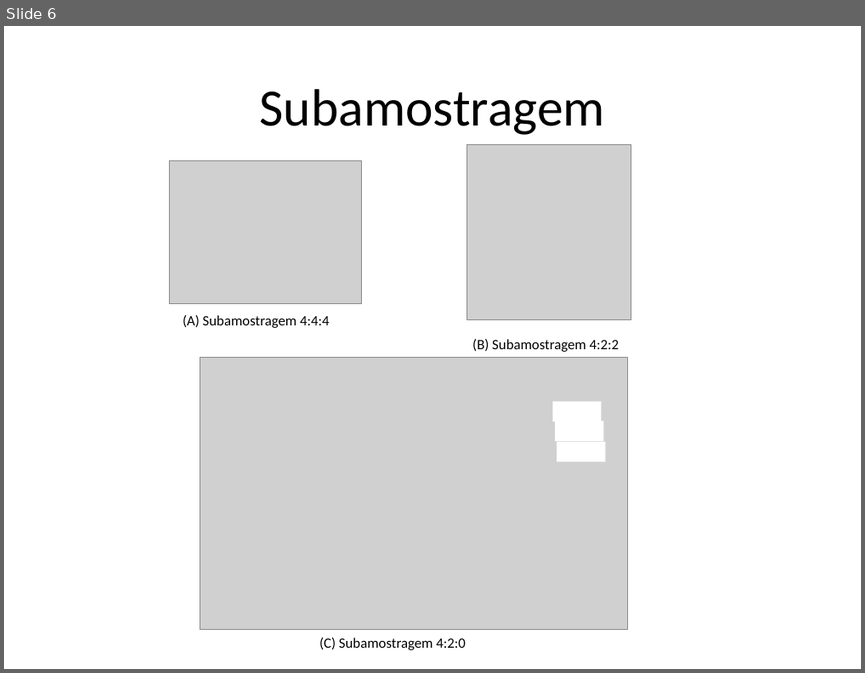
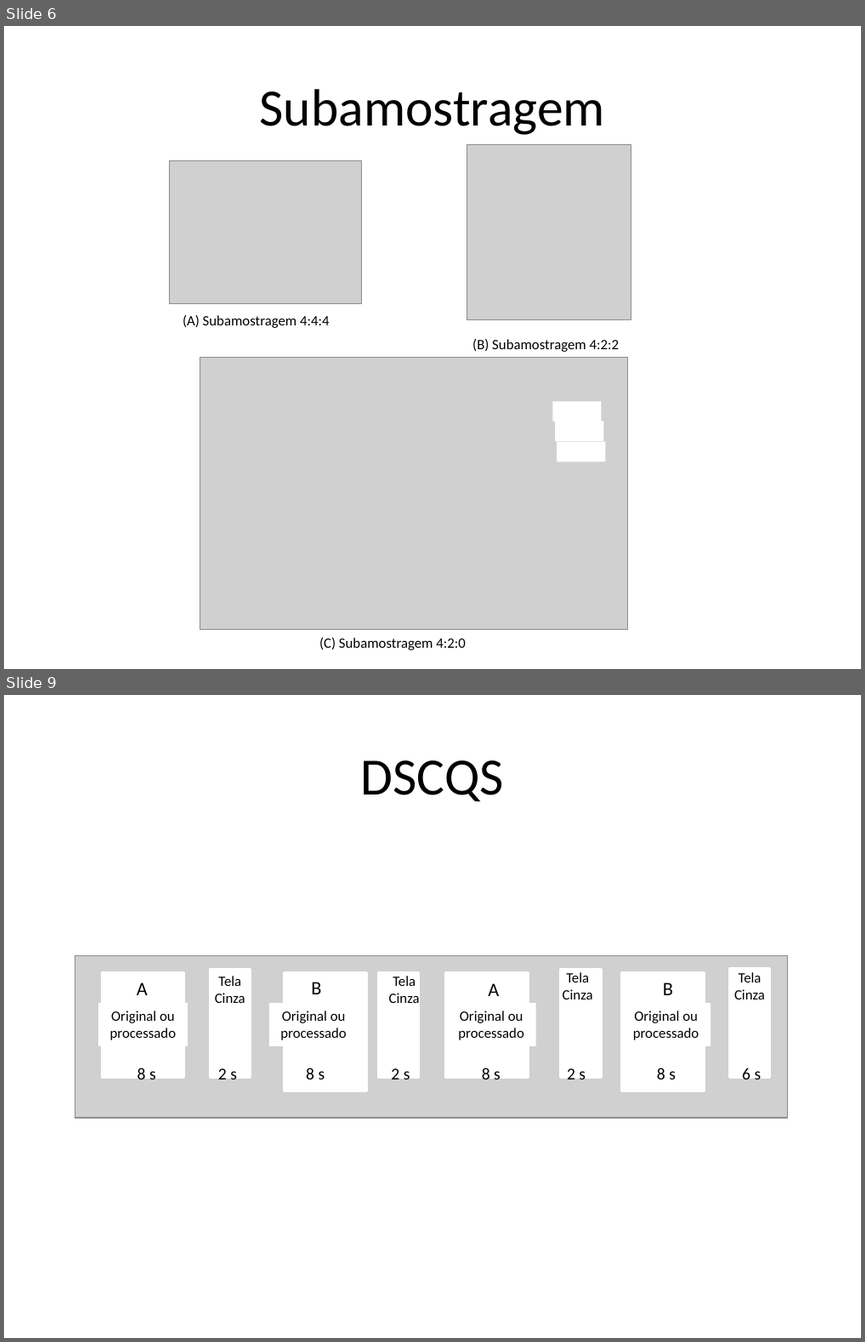
Before and after one commit to andrecurvello/tests-zingarelli, a slide deck: Imagens/imagens-quali.pptx. Shown one above the other, each under a label of ours: slide 6 before the commit, slides 6 and 9 after it; the slides between them are not shown. The pictures are 865x673 and 865x1342 pixels, drawn with LibreOffice and Linux fonts; fonts in the diff are those of the drawing; grey boxes stand for pictures. Boxes give left, top, right and bottom in pixels: in the first picture for what was removed or moved away, otherwise in the second. Text is boxed around its words. In the diff, an @@ line names an element or a change of style, - is before the commit and + after.

```diff
--- a/Imagens/imagens-quali.pptx
+++ b/Imagens/imagens-quali.pptx
@@ slide 9 added at bbox=[4, 695, 861, 1338], background #FFFFFF @@
@@ title added at bbox=[361, 760, 504, 801], 44 pt, text #000000 @@
+DSCQS
@@ group added at bbox=[75, 955, 788, 1117]: 17 texts, 11 rectangles, 1 picture @@
+A
+Original ou processado
+Original ou processado
+Original ou processado
+Original ou processado
+Tela Cinza
+Tela Cinza
+Tela Cinza
+Tela Cinza
+A
+B
+A
+B
+8 s
+2 s
+8 s
+2 s
+8 s
+2 s
+8 s
+6 s
```
Also in this commit, not shown: 2 other slides added, 1 slide removed, 3 other files.
